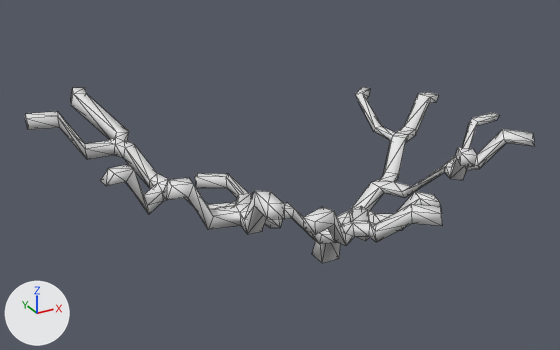
A saved change to the glTF model Sviluppo/Godot/models/tree.glb.
Both versions are drawn from a 50 mm camera at (-22.2, -46.4, 26.4) aimed at (-0.8, -7.5, 6.9). The lights are fixed; the arrows at lower left show +X, +Y and +Z. The first picture is the older version. Mesh edges are drawn as thin lines. Where no turn or scale is listed for an object, it has been applied to the vertices. Vertices at exactly the same position are counted once.
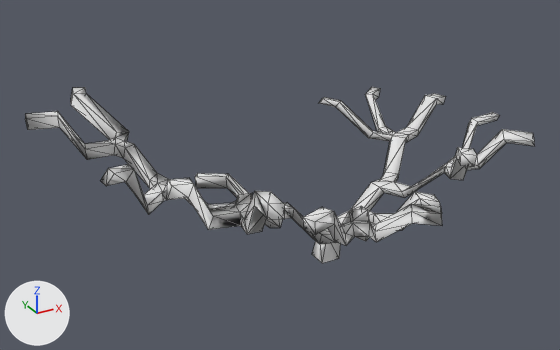
What differs and where, as boxes (x1, y1, x2, y2) in the pictures (560 x 350 px; the box of a moved part takes in the faces that stretch with it):
part 1 of me_cube_001, moved or reshaped: before (355, 87, 439, 141); after (319, 87, 446, 142)

Edits to the bpy script that builds the scene:
```text
Change me_cube_001:
    used by ob_cube; location = (3.56, -6.89, 0.0)
    remove me_cube_001.from_pydata(...)  # 328 vertices, 652 faces; spans x -18.7..12.6, y -12.0..8.3, z -0.7..12.5
    add me_cube_001.from_pydata(...)  # 344 vertices, 684 faces; spans x -18.7..12.6, y -12.0..7.7, z -0.7..12.5
    me_cube_001 part 1
    1 vertex is removed from x 6.8, y 5.0, z 6.0
    15 faces are deleted
    3 vertices in x 10.1..10.7, y 3.3..4.2, z 8.0..8.6 move by (0.2, -0.5, 0.0)
    3 vertices in x 7.0..7.8, y 7.0..8.3, z 7.8..8.4 move by (0.5, -0.7, 0.1)
    17 vertices move from x 6.4..11.7, y 2.7..7.8, z 5.9..8.5 to x 5.3..12.0, y 2.5..7.1, z 5.9..8.5
    17 vertices are added at x 3.3..7.4, y 3.2..7.7, z 5.9..8.6
    47 new faces join them
```
